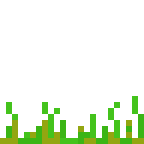
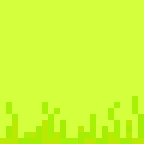
Layered file, before and after one edit (144px x 144px). Changes by layer:
added layer "Layer" (color, 76%) above "Background" over [0,0,144,144]
